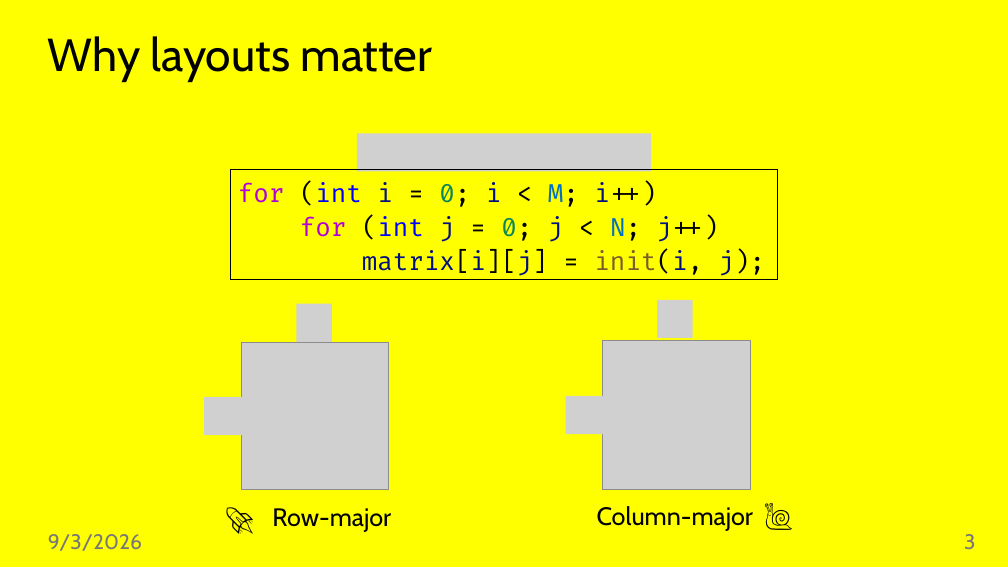
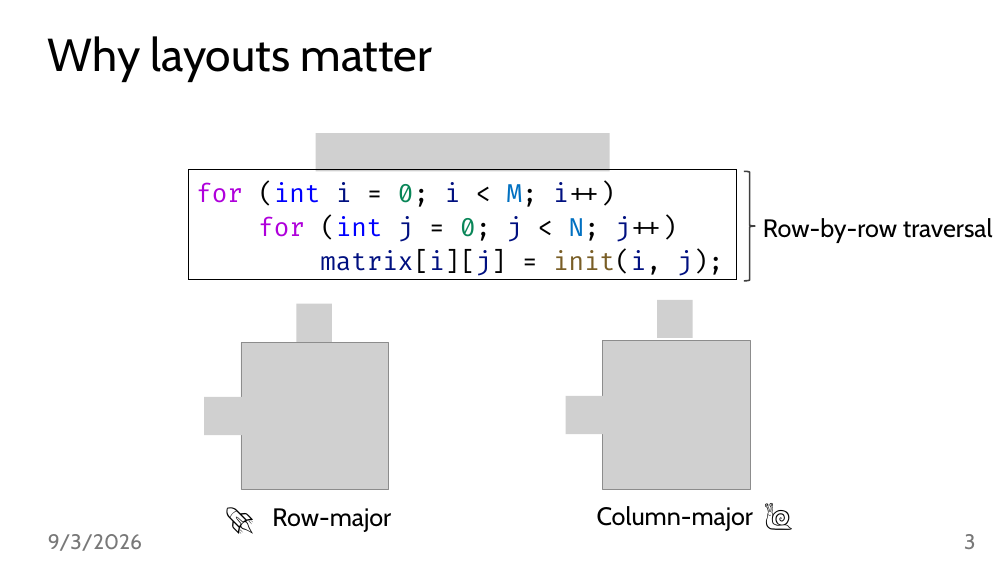
Before and after one commit to jiriklepl/phd-thesis, a slide deck: slide 3 of slides/Optimizing Memory Layouts and Traversal Orders in High-Performance Computing.pptx. Drawn at 1008x567 pixels with LibreOffice and Linux fonts; fonts in the diff are those of the drawing; grey boxes stand for pictures; background and template pictures are left out. Boxes give left, top, right and bottom in pixels: in the first picture for what was removed or moved away, otherwise in the second. Text is boxed around its words. In the diff, an @@ line names an element or a change of style, - is before the commit and + after.

```diff
--- a/slides/Optimizing Memory Layouts and Traversal Orders in High-Performance Computing.pptx
+++ b/slides/Optimizing Memory Layouts and Traversal Orders in High-Performance Computing.pptx
@@ background #FFFF00 to #FFFFFF @@
@@ picture: place and size @@
-picture at bbox=[357, 133, 651, 171]
+picture at bbox=[315, 133, 609, 171]
@@ rectangle "for (int i = 0; ...": place and size @@
-rectangle "for (int i = 0; ..." at bbox=[231, 169, 778, 280]
+rectangle "for (int i = 0; ..." at bbox=[189, 169, 737, 280]
@@ right brace added at bbox=[744, 172, 755, 281], outline #404040 1.5 pt @@
@@ text added at bbox=[763, 218, 993, 243], 24 pt, text #000000 @@
+Row-by-row traversal
```
Also in this commit, not shown: 5 other slides changed.
